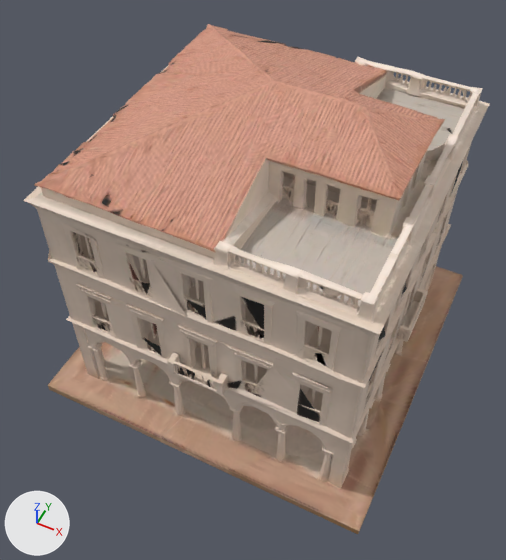
The glTF model preview/real-estate/media/palazzo.glb as it was, and as the next commit left it.
Camera for both pictures: a 50 mm lens placed at (1.1, -2.42, 2.56), pointed at (0.0, -0.22, -0.18). The axes (+X, +Y, +Z) are drawn at lower left. The lights are the same throughout. The first picture is the older version. Vertices at exactly the same position are counted once.
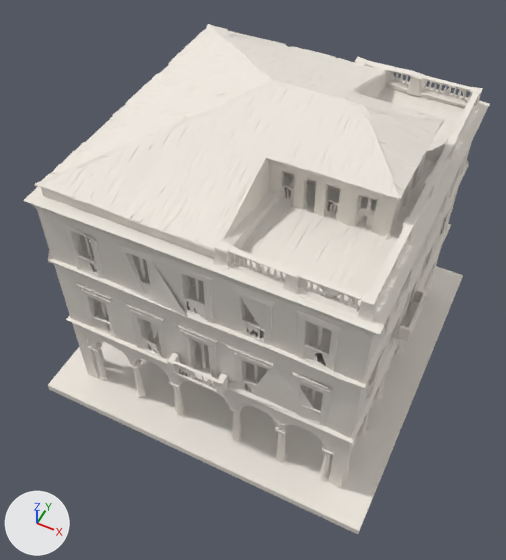
Where the newer file only moved an object's origin or applied its transform, the numbers keep the older frame.

Changed parts and their boxes [x1, y1, x2, y2] in the pictures (506 x 560 px):
'Mesh_0', surface changed (beige to white)
    both: [23, 24, 490, 534]

The change, as a list of edits to the scene's bpy script:
```text
Change mat_material_0:
    remove mat_material_0.texture = img_image_0
    add mat_material_0.base_color = (0.87, 0.82, 0.75)  # white #f0eae1
    mat_material_0.roughness: 0.8 -> 0.82
Change me_mesh_0:
    where me_mesh_0.from_pydata(...)  # 13565 vertices, 28448 faces; spans x -0.95..0.95, y -0.95..0.95, z -0.88..0.88
    used by ob_mesh_0; location = (0.0, 0.0, 0.0)
    me_mesh_0 part 1: texture (UV) coordinates changed
```
